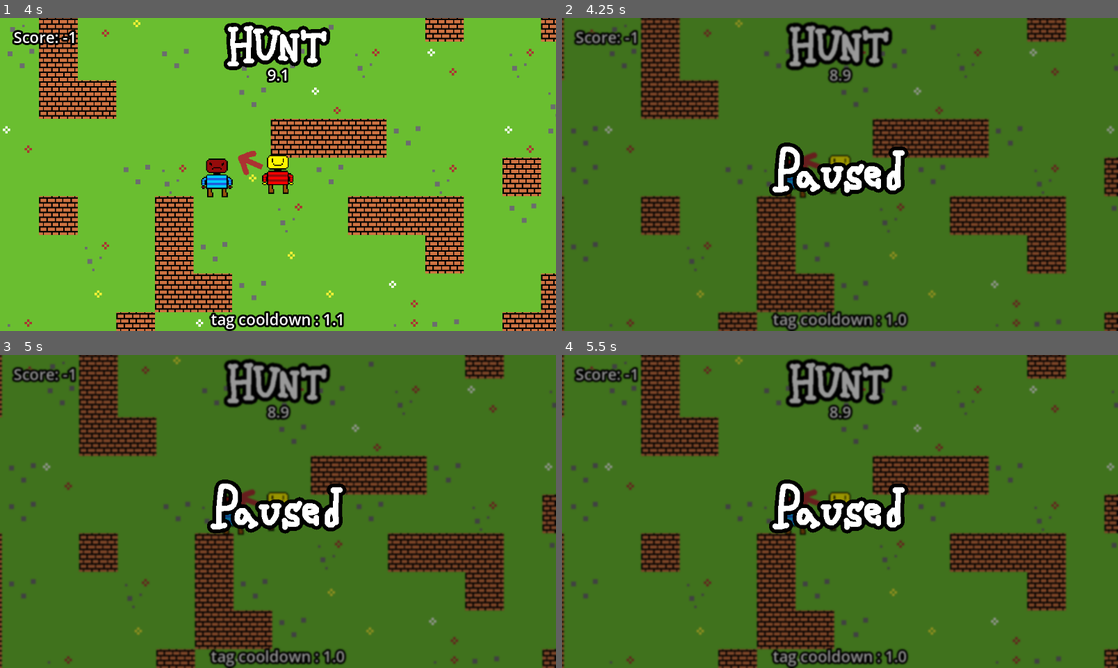
Above: before the commit, frames 1-4 (two rows, left to right).
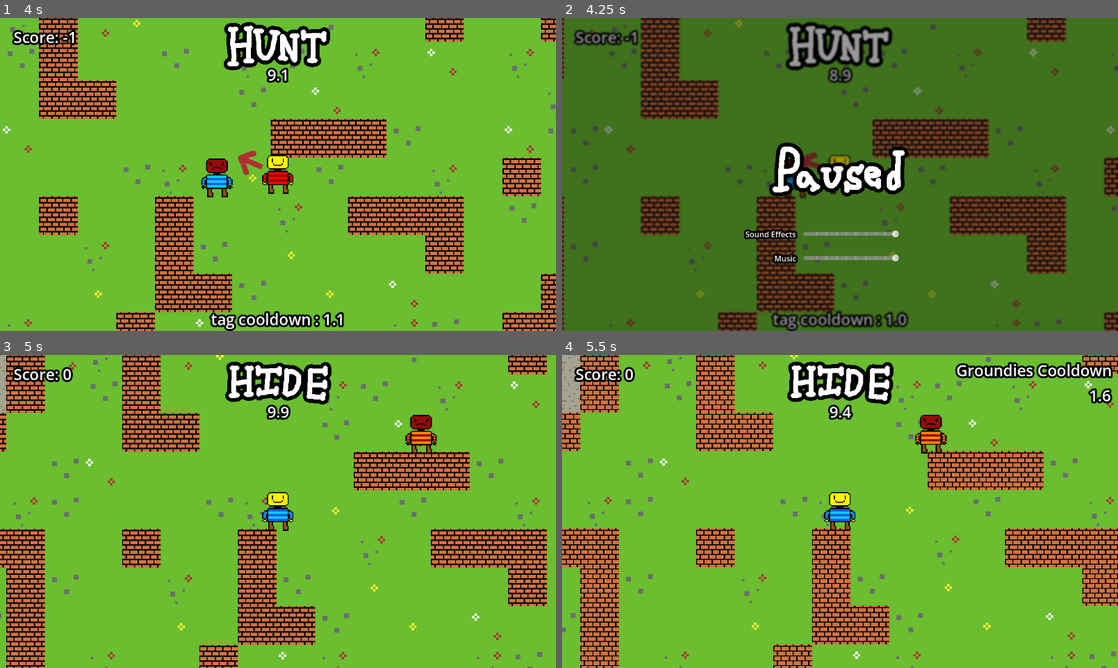
Above: after the commit, the same moments.

Repository: LegoMaster7001/fargo-game-jam-2025
Game: Godot game, scene res://Scenes/main_menu.tscn
Two runs of this game, one before a commit and one after it. Both use one fixed random seed, a clock stepped at 60 frames per second and the inputs below. Sound files missing from this copy of the repository are replaced by a short silence.
Inputs:
- Up to frame 1 (4 s): tap Enter at 0.5 s; hold D (move_right) 0.53-1.28 s; hold Space (call_groundies) 0.53-1.28 s; hold S (move_down) 1.28-2.03 s; tap E at 1.35, 2.85 s; hold D (move_right) 2.03-2.78 s; hold Space (call_groundies) 2.03-2.78 s; hold W (move_up) 2.78-3.53 s; hold A (move_left) from 3.53 s (still down); hold Space (call_groundies) from 3.53 s (still down)
- Up to frame 2 (4.25 s): keep holding A (move_left); keep holding Space (call_groundies); tap Escape (pause) at 4.15 s
- Up to frame 3 (5 s): keep holding A (move_left); release Space (call_groundies) at 4.28 s; tap E at 4.35 s; tap R (restart) at 4.9 s
- Up to frame 4 (5.5 s): release A (move_left) at 5.03 s; hold S (move_down) from 5.03 s (still down); hold Space (call_groundies) from 5.03 s (still down)

Frame 1 is identical in both runs. In frame 2, 0.9% of the frame differs, in the area x 32-61%, y 67-79%; in frame 3, 99%, in the area x 0-100%, y 0-100%; in frame 4, 99%.

Commit message:
the volume the slider

Diff:
--- a/Scenes/Game.tscn
+++ b/Scenes/Game.tscn
@@ -250,11 +250,9 @@
 [node name="GameOver" parent="CanvasLayer" instance=ExtResource("15_acvyw")]
 visible = false
 
-[node name="Restarter" type="Node" parent="." node_paths=PackedStringArray("player", "enemy")]
+[node name="Restarter" type="Node" parent="."]
 process_mode = 3
 script = ExtResource("16_alh3a")
-player = NodePath("../Player")
-enemy = NodePath("../Enemy")
 
 [connection signal="area_entered" from="GroundiesArea" to="GroundiesArea" method="_on_area_entered"]
 [connection signal="body_shape_entered" from="GroundiesArea" to="GroundiesArea" method="_on_body_shape_entered"]
--- a/Scenes/groundies_area.tscn
+++ b/Scenes/groundies_area.tscn
@@ -11,9 +11,11 @@
 
 [node name="GroundedAudio" type="AudioStreamPlayer" parent="."]
 stream = ExtResource("2_6pxps")
+bus = &"Sound Effects"
 
 [node name="GroundedFailAudio" type="AudioStreamPlayer" parent="."]
 stream = ExtResource("3_nhsnj")
+bus = &"Sound Effects"
 
 [node name="groundiesCooldownTimer" type="Timer" parent="."]
 wait_time = 2.0
--- a/Scenes/main_menu.tscn
+++ b/Scenes/main_menu.tscn
@@ -166,3 +166,5 @@
 
 [node name="AudioStreamPlayer" type="AudioStreamPlayer" parent="."]
 stream = ExtResource("8_yhxw7")
+volume_db = -8.0
+bus = &"Sound Effects"
--- a/Scenes/music_player.tscn
+++ b/Scenes/music_player.tscn
@@ -5,7 +5,8 @@
 
 [node name="MusicPlayer" type="AudioStreamPlayer"]
 stream = ExtResource("1_ous86")
-volume_db = -16.0
+volume_db = -10.0
 autoplay = true
+bus = &"Music"
 parameters/looping = true
 script = ExtResource("2_kwwjb")
--- a/Scenes/pause_menu.tscn
+++ b/Scenes/pause_menu.tscn
@@ -1,9 +1,12 @@
-[gd_scene load_steps=6 format=3 uid="uid://cqf61m6ckbe5l"]
+[gd_scene load_steps=9 format=3 uid="uid://cqf61m6ckbe5l"]
 
 [ext_resource type="Script" uid="uid://jin8avgk11u1" path="res://Scripts/pause_menu.gd" id="1_k0w1u"]
 [ext_resource type="Shader" uid="uid://drupok4e63aj0" path="res://blur.gdshader" id="2_1och7"]
 [ext_resource type="Texture2D" uid="uid://ij7px2pudh48" path="res://Images/text/paused_text_outlined.png" id="3_1och7"]
 [ext_resource type="AudioStream" uid="uid://qjvy7bit0ulf" path="res://Sounds/pause.wav" id="4_bpi0q"]
+[ext_resource type="PackedScene" uid="uid://68qc23twmrvf" path="res://Scenes/volume_slider.tscn" id="5_vmyb1"]
+[ext_resource type="Theme" uid="uid://caihkcnsoajci" path="res://theme.tres" id="6_myy0f"]
+[ext_resource type="Script" uid="uid://b2kssoct1wi4v" path="res://Scripts/volume_slider.gd" id="6_sjs17"]
 
 [sub_resource type="ShaderMaterial" id="ShaderMaterial_1och7"]
 shader = ExtResource("2_1och7")
@@ -49,4 +52,76 @@
 [node name="AudioStreamPlayer" type="AudioStreamPlayer" parent="."]
 process_mode = 3
 stream = ExtResource("4_bpi0q")
+volume_db = -9.204
 pitch_scale = 1.64
+bus = &"Sound Effects"
+
+[node name="VolumeSliders" type="Control" parent="."]
+layout_mode = 1
+anchors_preset = 12
+anchor_top = 1.0
+anchor_right = 1.0
+anchor_bottom = 1.0
+offset_top = -221.0
+grow_horizontal = 2
+grow_vertical = 0
+
+[node name="SoundEffectSlider" parent="VolumeSliders" instance=ExtResource("5_vmyb1")]
+layout_mode = 1
+anchors_preset = 5
+anchor_left = 0.5
+anchor_right = 0.5
+offset_left = -76.0
+offset_right = 123.00012
+offset_bottom = 41.0
+grow_horizontal = 2
+script = ExtResource("6_sjs17")
+bus_name = "Sound Effects"
+
+[node name="Label" type="Label" parent="VolumeSliders/SoundEffectSlider"]
+layout_mode = 1
+anchors_preset = 4
+anchor_top = 0.5
+anchor_bottom = 0.5
+offset_left = -120.0
+offset_top = -11.5
+offset_right = -15.0
+offset_bottom = 11.5
+grow_vertical = 2
+theme = ExtResource("6_myy0f")
+theme_override_constants/outline_size = 16
+text = "Sound Effects"
+horizontal_alignment = 2
+vertical_alignment = 1
+
+[node name="MusicSlider" parent="VolumeSliders" instance=ExtResource("5_vmyb1")]
+layout_mode = 1
+anchors_preset = 8
+anchor_left = 0.5
+anchor_top = 0.5
+anchor_right = 0.5
+anchor_bottom = 0.5
+offset_left = -76.0
+offset_top = -60.5
+offset_right = 123.00018
+offset_bottom = -19.5
+grow_horizontal = 2
+grow_vertical = 2
+script = ExtResource("6_sjs17")
+bus_name = "Music"
+
+[node name="Label" type="Label" parent="VolumeSliders/MusicSlider"]
+layout_mode = 1
+anchors_preset = 4
+anchor_top = 0.5
+anchor_bottom = 0.5
+offset_left = -60.0
+offset_top = -11.5
+offset_right = -14.0
+offset_bottom = 11.5
+grow_vertical = 2
+theme = ExtResource("6_myy0f")
+theme_override_constants/outline_size = 16
+text = "Music"
+horizontal_alignment = 2
+vertical_alignment = 1
--- a/Scenes/player.tscn
+++ b/Scenes/player.tscn
@@ -32,6 +32,7 @@
 
 [node name="AudioStreamPlayer" type="AudioStreamPlayer" parent="."]
 stream = ExtResource("3_6t5aa")
+bus = &"Sound Effects"
 
 [connection signal="timeout" from="DashCooldownTimer" to="." method="_on_dash_cooldown_timer_timeout"]
 [connection signal="timeout" from="DashTimer" to="." method="_on_dash_timer_timeout"]
--- a/Scenes/tag_checker.tscn
+++ b/Scenes/tag_checker.tscn
@@ -14,3 +14,5 @@
 
 [node name="AudioStreamPlayer" type="AudioStreamPlayer" parent="."]
 stream = ExtResource("2_8ivlm")
+volume_db = -2.0
+bus = &"Sound Effects"
--- /dev/null
+++ b/Scenes/volume_slider.tscn
@@ -0,0 +1,13 @@
+[gd_scene load_steps=2 format=3 uid="uid://68qc23twmrvf"]
+
+[ext_resource type="Script" uid="uid://b2kssoct1wi4v" path="res://Scripts/volume_slider.gd" id="1_0rqdt"]
+
+[node name="VolumeSlider" type="HSlider"]
+offset_right = 127.0
+offset_bottom = 16.0
+max_value = 1.0
+step = 0.1
+value = 1.0
+tick_count = 10
+ticks_position = 3
+script = ExtResource("1_0rqdt")
--- a/Scripts/pause_menu.gd
+++ b/Scripts/pause_menu.gd
@@ -8,6 +8,7 @@
 		return
 	if event.is_action_pressed("pause"):
 		audio.play()
+		MusicPlayer.play(MusicPlayer.get_playback_position())
 		get_tree().paused = false
 		hide()
 		get_viewport().set_input_as_handled()
--- a/Scripts/restarter.gd
+++ b/Scripts/restarter.gd
@@ -3,8 +3,7 @@
 
 func _unhandled_input(event: InputEvent) -> void:
 	if event.is_action_pressed("restart"):
-		if not Global.game_over:
-			return
+		# if not Global.game_over:
+		# 	return
 		Global.restart()
-		print("a")
 		get_tree().reload_current_scene()
--- /dev/null
+++ b/Scripts/volume_slider.gd
@@ -0,0 +1,15 @@
+extends HSlider
+
+
+@export var bus_name := "Master"
+
+@onready var bus_idx := AudioServer.get_bus_index(bus_name)
+
+
+func _ready() -> void:
+	value = AudioServer.get_bus_volume_linear(bus_idx)
+	_on_value_changed(value)
+	value_changed.connect(_on_value_changed)
+
+func _on_value_changed(new_value: float) -> void:
+	AudioServer.set_bus_volume_db(bus_idx, linear_to_db(new_value))
--- /dev/null
+++ b/default_bus_layout.tres
@@ -0,0 +1,15 @@
+[gd_resource type="AudioBusLayout" format=3 uid="uid://ckadnqfw0y0wm"]
+
+[resource]
+bus/1/name = &"Music"
+bus/1/solo = false
+bus/1/mute = false
+bus/1/bypass_fx = false
+bus/1/volume_db = 0.0
+bus/1/send = &"Master"
+bus/2/name = &"Sound Effects"
+bus/2/solo = false
+bus/2/mute = false
+bus/2/bypass_fx = false
+bus/2/volume_db = 0.0
+bus/2/send = &"Master"
--- /dev/null
+++ b/theme.tres
@@ -0,0 +1,32 @@
+[gd_resource type="Theme" format=3 uid="uid://caihkcnsoajci"]
+
+[resource]
+Button/constants/outline_size = 0
+CheckBox/constants/outline_size = 0
+CheckButton/constants/outline_size = 0
+CodeEdit/constants/outline_size = 0
+ColorPickerButton/constants/outline_size = 0
+FoldableContainer/constants/outline_size = 0
+GraphFrameTitleLabel/constants/outline_size = 0
+GraphFrameTitleLabel/constants/shadow_outline_size = 0
+GraphNodeTitleLabel/constants/outline_size = 0
+GraphNodeTitleLabel/constants/shadow_outline_size = 0
+ItemList/constants/outline_size = 0
+Label/constants/outline_size = 16
+Label/constants/shadow_outline_size = 0
+LineEdit/constants/outline_size = 0
+LinkButton/constants/outline_size = 0
+MenuBar/constants/outline_size = 0
+MenuButton/constants/outline_size = 0
+OptionButton/constants/outline_size = 0
+PopupMenu/constants/outline_size = 0
+PopupMenu/constants/separator_outline_size = 0
+ProgressBar/constants/outline_size = 0
+RichTextLabel/constants/outline_size = 0
+RichTextLabel/constants/shadow_outline_size = 0
+TabBar/constants/outline_size = 0
+TabContainer/constants/outline_size = 0
+TextEdit/constants/outline_size = 0
+TooltipLabel/constants/outline_size = 0
+Tree/constants/outline_size = 0
+Window/constants/title_outline_size = 0
Renamed: Tutorial.gd -> Scripts/Tutorial.gd
Renamed: Tutorial.gd.uid -> Scripts/Tutorial.gd.uid
Not shown, added: Scripts/volume_slider.gd.uid
Not shown, changed: export_presets.cfg
